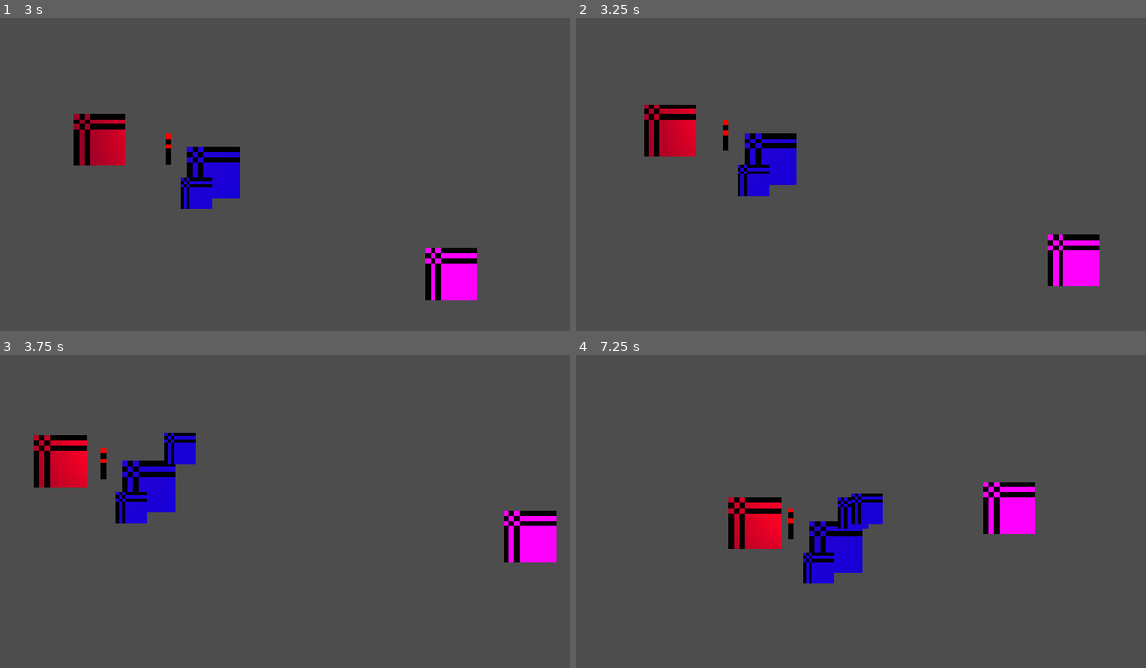
Above: before the commit, frames 1-4 (two rows, left to right).
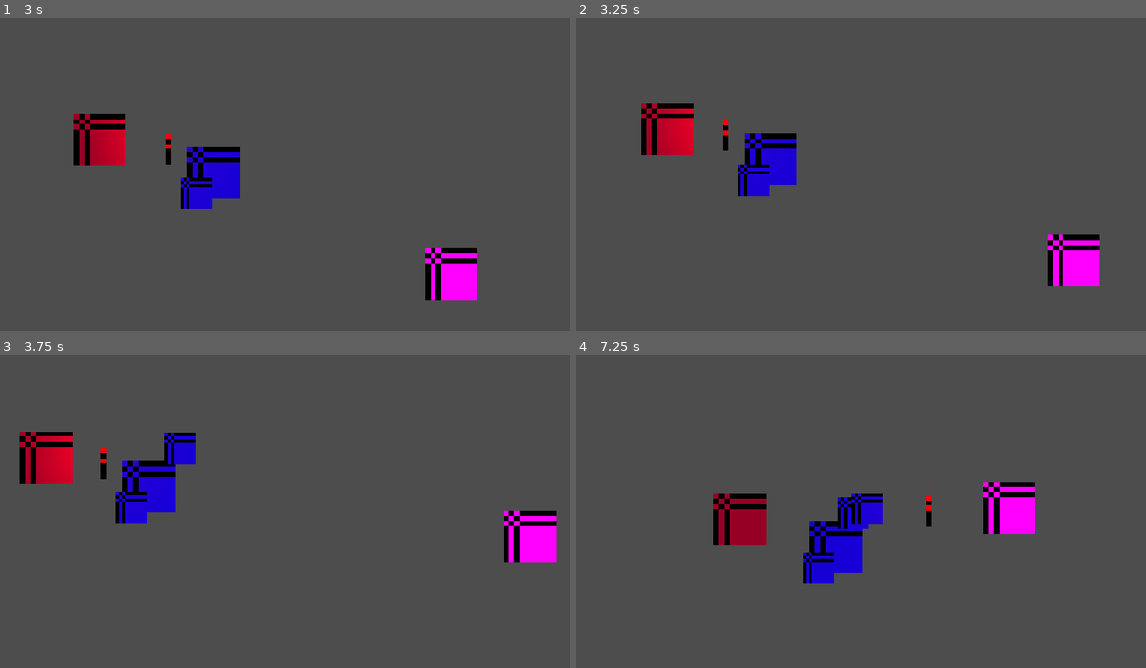
Above: after the commit, the same moments.

Repository: anqilique/GDGJam2-2025
Game: Godot game, scene res://Scenes/start_menu.tscn
The game is run twice, just before and just after one commit, with the same random seed, the same clock (stepped at 60 frames per second) and the same inputs.
Inputs (mouse positions are in pixels of both pictures, inside the frame that each line leads up to):
- Up to frame 1 (3 s): click "PLAY" at 0.5 s; move the mouse to (433, 168) at 1.27 s; hold D (fire_cat_move_right) 1.28-2.03 s; click (433, 168) at 1.35 s; move the mouse to (182, 202) at 2.02 s; hold S (fire_cat_move_down) 2.03-2.78 s; tap Space (yarn_cat_pass_torch, bound only after the commit) at 2.1 s; move the mouse to (359, 111) at 2.77 s; hold D (fire_cat_move_right) from 2.78 s (still down); tap . (yarn_cat_pass_torch, bound only before the commit) at 2.85 s
- Up to frame 2 (3.25 s): keep holding D (fire_cat_move_right)
- Up to frame 3 (3.75 s): move the mouse to (267, 589) at 3.52 s; release D (fire_cat_move_right) at 3.53 s; hold W (fire_cat_move_up) from 3.53 s (still down); click (267, 589) at 3.6 s
- Up to frame 4 (7.25 s): move the mouse to (1054, 574) at 4.27 s; release W (fire_cat_move_up) at 4.28 s; hold A (fire_cat_move_left) 4.28-5.78 s; tap Space (yarn_cat_pass_torch, bound only after the commit) at 4.35, 6.6 s; move the mouse to (695, 473) at 5.02 s; tap . (yarn_cat_pass_torch, bound only before the commit) at 5.1 s; move the mouse to (906, 524) at 5.77 s; hold S (fire_cat_move_down) 5.78-6.53 s; click (906, 524) at 5.85 s; move the mouse to (786, 439) at 6.52 s; hold D (fire_cat_move_right) from 6.53 s (still down)

Frame 1 is identical in both runs. In frame 2, 0.5% of the frame differs, in the area x 11-22%, y 27-45%; in frame 3, 1.4%; in frame 4, 2.2%, in the area x 24-63%, y 44-62%.

Commit message:
Increase Pass Range

Diff:
--- a/Scenes/fire_cat.tscn
+++ b/Scenes/fire_cat.tscn
@@ -20,6 +20,7 @@
 height = 10.0
 
 [sub_resource type="CircleShape2D" id="CircleShape2D_vee4i"]
+radius = 15.0333
 
 [node name="FireCat" type="CharacterBody2D" groups=["FireCat"]]
 process_mode = 3
--- a/Scenes/yarn_cat.tscn
+++ b/Scenes/yarn_cat.tscn
@@ -22,6 +22,7 @@
 height = 10.0
 
 [sub_resource type="CircleShape2D" id="CircleShape2D_i562e"]
+radius = 13.0
 
 [node name="YarnCat" type="CharacterBody2D" groups=["YarnCat"]]
 process_mode = 3
--- a/project.godot
+++ b/project.godot
@@ -79,7 +79,7 @@
 }
 yarn_cat_pass_torch={
 "deadzone": 0.2,
-"events": [Object(InputEventKey,"resource_local_to_scene":fa …(140 unchanged characters)… d":false,"keycode":0,"physical_keycode":46,"key_label":0,"unicode":46,"location":0,"echo":false,"script":null)
+"events": [Object(InputEventKey,"resource_local_to_scene":fa …(140 unchanged characters)… d":false,"keycode":0,"physical_keycode":32,"key_label":0,"unicode":32,"location":0,"echo":false,"script":null)
 ]
 }
 get_colliding_bodies()={
